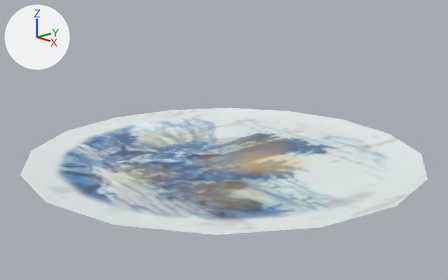
The Blender file blender/plate.blend: old version first, new version second.
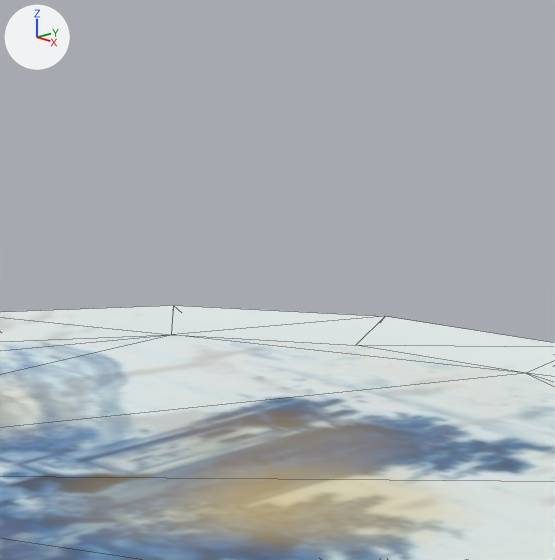
Old and new are each drawn whole from a camera (50 mm lens) standing at (14.12, -13.32, 6.84) and looking at (0.14, -0.16, 1.3) and again close up on the part from 40% to 75% of the width and 8% to 64% of the height. Every picture has the same lights, and +X, +Y and +Z are marked at upper left. The close-ups show mesh edges as thin lines.

Names of what the first close-up shows: 'Plate'.
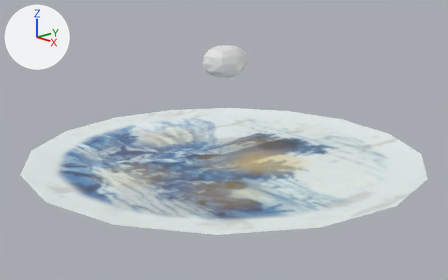
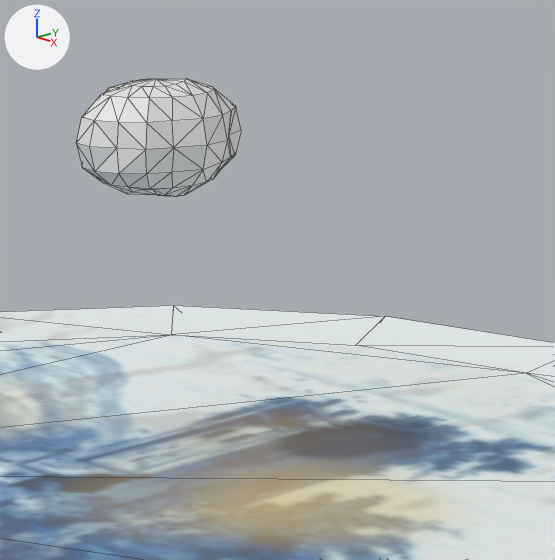
The newer file is also rescaled (x1.638), turned or shifted as a whole; pictures and numbers use the older file's frame.

Where the change shows, as pixel boxes [x1, y1, x2, y2] in the close-ups (555 x 560 px):
'Sphere', added
    after: [76, 78, 241, 197]

The change, as a diff of the scene's bpy script:
```diff
--- a/blender/plate.blend.py
+++ b/blender/plate.blend.py
@@ mat_none @@
+mat_none = principled_material('None')
+mat_none.base_color = (0.8, 0.8, 0.8)  # white #e7e7e7
@@ me_sphere @@
+me_sphere.from_pydata(...)  # 114 vertices, 224 faces; spans x -1.0..1.0, y -0.83..0.82, z -1.39..1.29
+me_sphere.materials.append(mat_none)  # white #e7e7e7
@@ ob_sphere @@
+ob_sphere = bpy.data.objects.new('Sphere', me_sphere)
+ob_sphere.location = (0.0, 0.0, 3.798)
+ob_sphere.rotation_euler = (1.571, 0.0, 0.0)  # degrees (90, 0, 0)
+ob_sphere.scale = (0.611, 0.611, 0.611)
```
